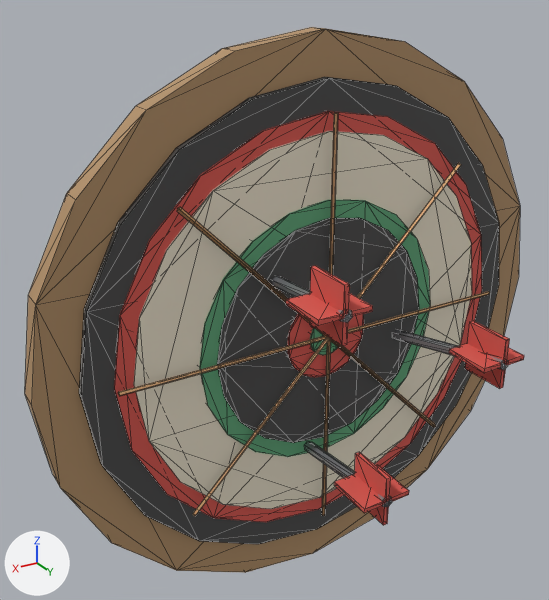
The glTF model assets/models/props/dartboard_wall.glb, before and after one commit.
Rendered twice from a 50 mm camera at (0.345, 0.52, 0.288) aimed at (0.049, 0.026, 0.041). Lighting does not change. The marker at lower left points along +X, +Y and +Z. The first picture is the older version. Mesh edges are drawn as thin lines. Vertices at exactly the same position are counted once.

The older version as bpy lines, for what is in view:
```python
me_dartboardwall = bpy.data.meshes.new('DartboardWall')
me_dartboardwall.from_pydata(...)  # 436 vertices, 788 faces; spans x -0.25..0.25, y 0.0..0.151, z -0.25..0.25
# faces by material slot: [76, 152, 224, 76, 152, 48, 60]
me_dartboardwall.materials.append(mat_wood)  # brown #b39069
me_dartboardwall.materials.append(mat_dartblack)  # dark grey #4b4b4b
me_dartboardwall.materials.append(mat_dartred)  # red #da5950
me_dartboardwall.materials.append(mat_cream)  # pale yellow #efe6d0
me_dartboardwall.materials.append(mat_dartgreen)  # green #61aa7c
me_dartboardwall.materials.append(mat_copper)  # beige #e5b381
me_dartboardwall.materials.append(mat_iron)  # grey #adafb5
ob_dartboardwall = bpy.data.objects.new('DartboardWall', me_dartboardwall)
ob_dartboardwall.location = (0.0, 0.0, 0.0)
```
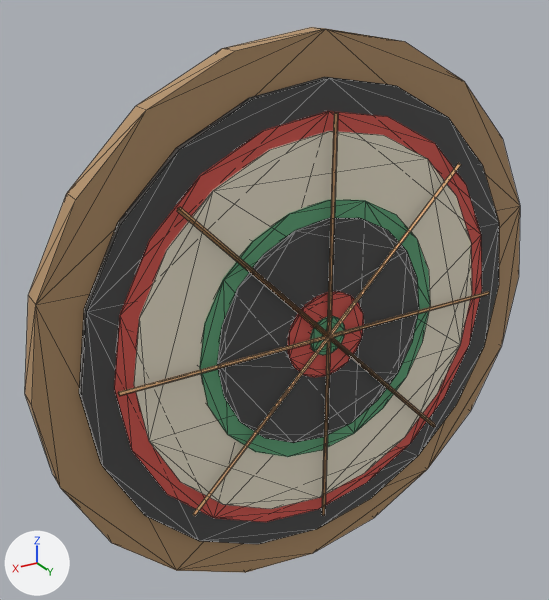
Changed parts and their boxes [x1, y1, x2, y2] in the pictures (549 x 600 px):
'DartboardWall', reshaped: before [25, 27, 524, 573]; after [25, 27, 520, 573]
part 1 of me_dartboardwall, deleted: before [272, 266, 524, 525]

What changed in the scene script:
```text
Change me_dartboardwall:
    used by ob_dartboardwall; location = (0.0, 0.0, 0.0)
    remove me_dartboardwall.from_pydata(...)  # 436 vertices, 788 faces; spans x -0.25..0.25, y 0.0..0.151, z -0.25..0.25
    add me_dartboardwall.from_pydata(...)  # 352 vertices, 656 faces; spans x -0.25..0.25, y 0.0..0.039, z -0.25..0.25
    me_dartboardwall part 1: 9 loose pieces with 84 vertices, spanning x -0.114..0.09, y 0.03..0.151, z -0.115..0.102, are deleted
    remove me_dartboardwall.materials.append(mat_iron)  # grey #adafb5
```
